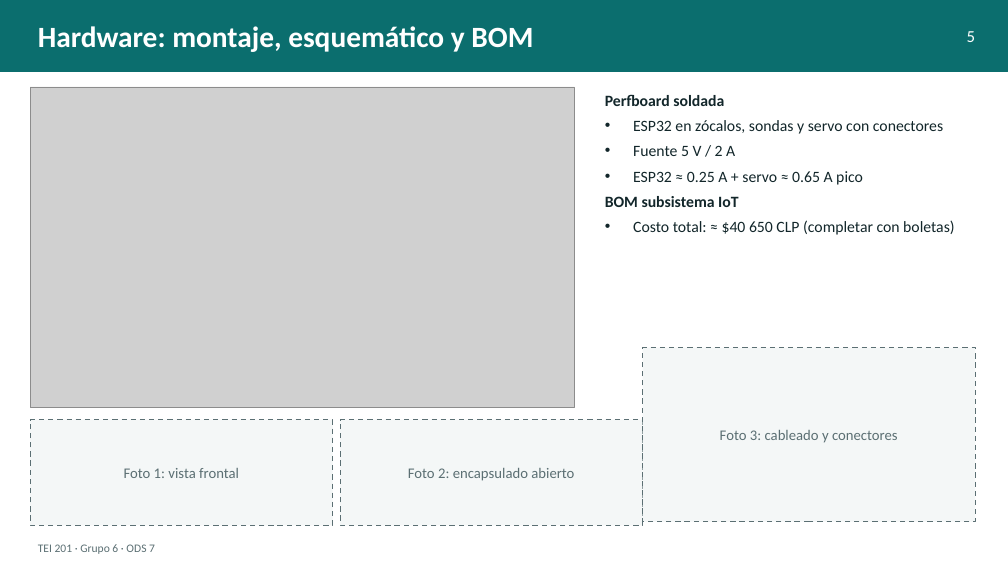
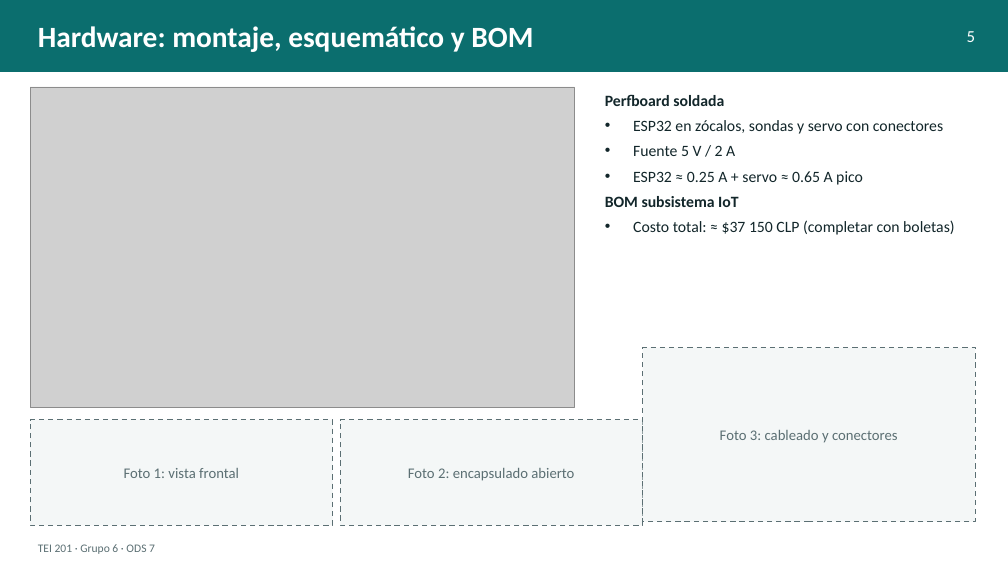
Before and after one commit to borlandolorenzo-jpg/tei201-grupo6-termosifon-iot, a slide deck: slide 5 of docs/Presentacion_Avance3.pptx. Drawn at 1008x567 pixels with LibreOffice and Linux fonts; fonts in the diff are those of the drawing; grey boxes stand for pictures. Boxes give left, top, right and bottom in pixels: in the first picture for what was removed or moved away, otherwise in the second. Text is boxed around its words. In the diff, an @@ line names an element or a change of style, - is before the commit and + after.

```diff
--- a/docs/Presentacion_Avance3.pptx
+++ b/docs/Presentacion_Avance3.pptx
@@ text at <box>633,220,954,235</box>: text changed @@
-• Costo total: ≈ $40 650 CLP (completar con boletas)
+• Costo total: ≈ $37 150 CLP (completar con boletas)
```
Also in this commit, not shown: 1 other slide changed, 28 other files.
